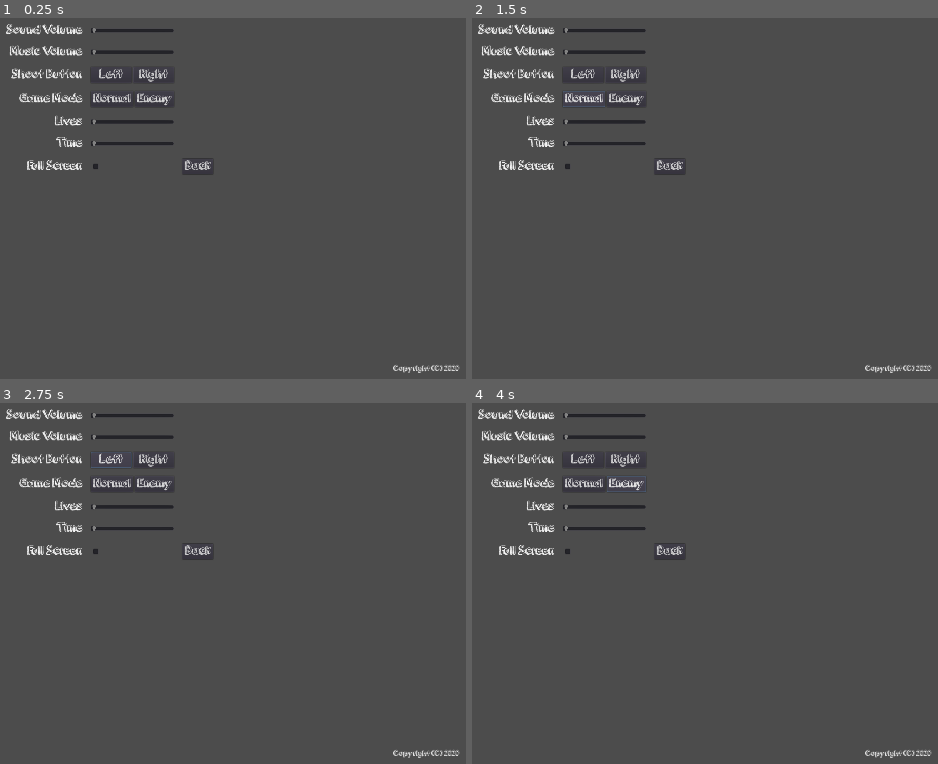
Above: before the commit, frames 1-4 (two rows, left to right).
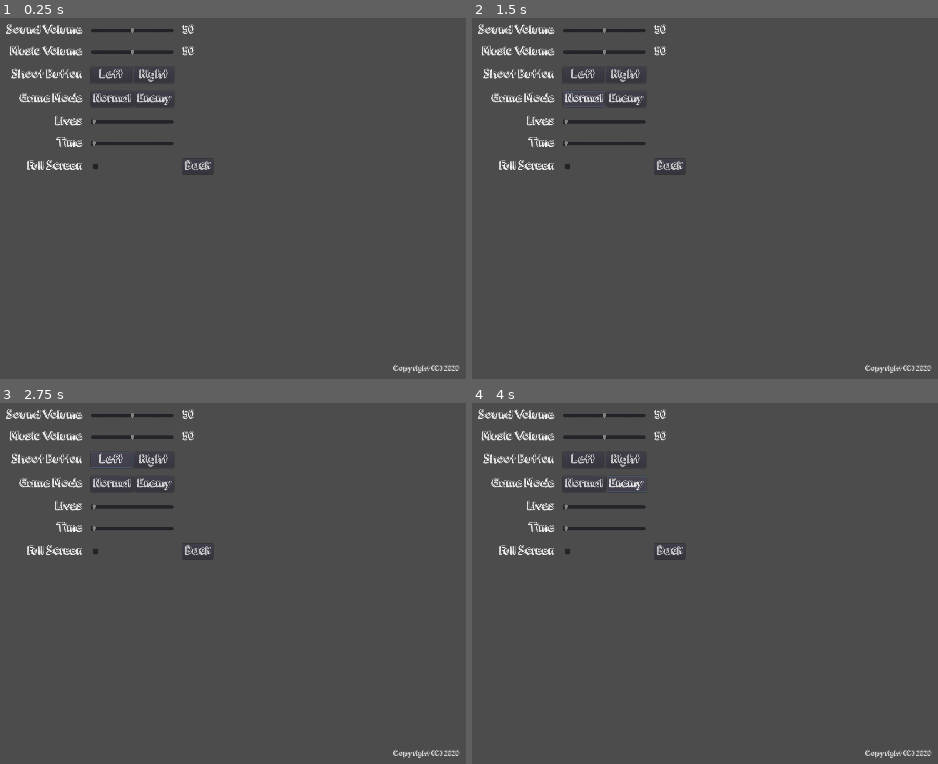
Above: after the commit, the same moments.

Repository: CasualYT31/aimbooster
Game: Godot game, scene res://scenes/SettingsMenu.tscn
Two runs of this game, one before a commit and one after it. Both use one fixed random seed, a clock stepped at 60 frames per second and the inputs below. This scene is started directly instead of the project's main scene.
Inputs:
- Up to frame 1 (0.25 s): no input
- Up to frame 2 (1.5 s): click "Normal" at 0.5 s; click "Normal" at 1.25 s
- Up to frame 3 (2.75 s): click "Left" at 2 s
- Up to frame 4 (4 s): click "Right" at 2.75 s; click "Enemy" at 3.5 s

The runs differ from the first frame. In frame 1, 0.1% of the frame differs, in the area x 19-42%, y 1-11%; in frame 2, 0.1%; in frame 3, 0.1%; in frame 4, 0.1%.
Error after the commit: Invalid call. Nonexistent function 'get_node' in base 'Nil'. (res://scripts/Settings.gd:37)

Commit message:
Working on settings menu

Diff:
--- a/scenes/Settings.tscn
+++ b/scenes/GameAudio.tscn
@@ -6,13 +6,16 @@
 [ext_resource path="res://audio/Mistake the Getaway.ogg" type="AudioStream" id=4]
 
 [node name="GameAudio" type="Node2D"]
+position = Vector2( 960, 540 )
 script = ExtResource( 1 )
 
 [node name="BGM" type="AudioStreamPlayer2D" parent="."]
 stream = ExtResource( 4 )
+volume_db = -26.0
 
 [node name="MissedShot" type="AudioStreamPlayer2D" parent="."]
 stream = ExtResource( 3 )
+volume_db = -26.0
 
 [node name="HitShot" type="AudioStreamPlayer2D" parent="."]
 stream = ExtResource( 2 )
--- a/scenes/SettingsMenu.tscn
+++ b/scenes/SettingsMenu.tscn
@@ -3,7 +3,7 @@
 [ext_resource path="res://scenes/CopyrightLabel.tscn" type="PackedScene" id=1]
 [ext_resource path="res://graphical/Orange Juice.ttf" type="DynamicFontData" id=2]
 [ext_resource path="res://scripts/SettingsMenu.gd" type="Script" id=3]
-[ext_resource path="res://scenes/Settings.tscn" type="PackedScene" id=4]
+[ext_resource path="res://scenes/GameAudio.tscn" type="PackedScene" id=4]
 
 [sub_resource type="DynamicFont" id=1]
 size = 32
@@ -312,4 +312,6 @@
 margin_bottom = 840.0
 
 [node name="GameAudio" parent="." instance=ExtResource( 4 )]
+[connection signal="value_changed" from="MarginContainer/VBoxContainer/GridContainer/SoundVolume" to="." method="_on_SoundVolume_value_changed"]
+[connection signal="value_changed" from="MarginContainer/VBoxContainer/GridContainer/MusicVolume" to="." method="_on_MusicVolume_value_changed"]
 [connection signal="pressed" from="MarginContainer/VBoxContainer/GridContainer/BackButton" to="." method="_on_BackButton_pressed"]
--- a/scripts/Settings.gd
+++ b/scripts/Settings.gd
@@ -3,8 +3,8 @@
 const INFINITE_LIVES: int = 0
 const INFINITE_TIME: float = -1.0
 
-export var soundVolume: float = 100.0 setget setSoundVolume, getSoundVolume
-export var musicVolume: float = 100.0 setget setMusicVolume, getMusicVolume
+export var soundVolume: float = 50.0 setget setSoundVolume, getSoundVolume
+export var musicVolume: float = 50.0 setget setMusicVolume, getMusicVolume
 export var enemyMode: bool = false setget setEnemyMode, getEnemyMode
 export var lives: int = 3 setget setLives, getLives
 export var time: float = INFINITE_TIME setget setTime, getTime
@@ -19,11 +19,11 @@
 
 func playAudio(id):
 	if (id == Audio.BG):
-		get_node("BGM").play()
+		menuNode.get_node("GameAudio/BGM").play()
 	elif (id == Audio.HIT):
-		get_node("HitShot").play()
+		menuNode.get_node("GameAudio/HitShot").play()
 	elif (id == Audio.MISS):
-		get_node("MissedShot").play()
+		menuNode.get_node("GameAudio/MissedShot").play()
 	else:
 		OS.alert("Invalid ID given for playAudio(): " + str(id))
 
@@ -34,13 +34,13 @@
 		newval = 0.0
 	soundVolume = newval
 	if (soundVolume >= 1.0):
-		get_node("HitShot").pause_mode = false
-		get_node("MissedShot").pause_mode = false
-		get_node("HitShot").volume_db = -26.0 + soundVolume / 2
-		get_node("MissedShot").volume_db = -26.0 + soundVolume / 2
+		menuNode.get_node("GameAudio/HitShot").pause_mode = false
+		menuNode.get_node("GameAudio/MissedShot").pause_mode = false
+		menuNode.get_node("GameAudio/HitShot").volume_db = -50.0 + soundVolume / 2
+		menuNode.get_node("GameAudio/MissedShot").volume_db = -50.0 + soundVolume / 2
 	else:
-		get_node("HitShot").pause_mode = true
-		get_node("MissedShot").pause_mode = true
+		menuNode.get_node("GameAudio/HitShot").pause_mode = true
+		menuNode.get_node("GameAudio/MissedShot").pause_mode = true
 
 func getSoundVolume():
 	return soundVolume
@@ -52,10 +52,10 @@
 		newval = 0.0
 	musicVolume = newval
 	if (musicVolume >= 1.0):
-		get_node("BGM").pause_mode = false
-		get_node("BGM").volume_db = -26 + musicVolume / 2
+		menuNode.get_node("GameAudio/BGM").pause_mode = false
+		menuNode.get_node("GameAudio/BGM").volume_db = -50.0 + musicVolume / 2
 	else:
-		get_node("BGM").pause_mode = true
+		menuNode.get_node("GameAudio/BGM").pause_mode = true
 
 func getMusicVolume():
 	return musicVolume
--- a/scripts/SettingsMenu.gd
+++ b/scripts/SettingsMenu.gd
@@ -2,14 +2,19 @@
 
 # Called when the node enters the scene tree for the first time.
 func _ready():
-	# get_node("MarginContainer/GridContainer/SoundVolume").value = 100.0
-	pass
-
-func _on_SoundVolume_value_changed(value):
-	Settings.setSoundVolume(value)
-
-func _draw():
-	get_node("GameAudio/HitShot").play()
+	get_node("MarginContainer/VBoxContainer/GridContainer/SoundVolume").value = Settings.soundVolume
+	get_node("MarginContainer/VBoxContainer/GridContainer/SoundValueLabel").text = str(Settings.soundVolume)
+	get_node("MarginContainer/VBoxContainer/GridContainer/MusicVolume").value = Settings.musicVolume
+	get_node("MarginContainer/VBoxContainer/GridContainer/MusicValueLabel").text = str(Settings.musicVolume)
+	Settings.playAudio(Settings.Audio.BG)
 
 func _on_BackButton_pressed():
 	Settings.currentMenu = Settings.previousMenu
+
+func _on_SoundVolume_value_changed(value):
+	Settings.soundVolume = value
+	get_node("MarginContainer/VBoxContainer/GridContainer/SoundValueLabel").text = str(value)
+
+func _on_MusicVolume_value_changed(value):
+	Settings.musicVolume = value
+	get_node("MarginContainer/VBoxContainer/GridContainer/MusicValueLabel").text = str(value)
